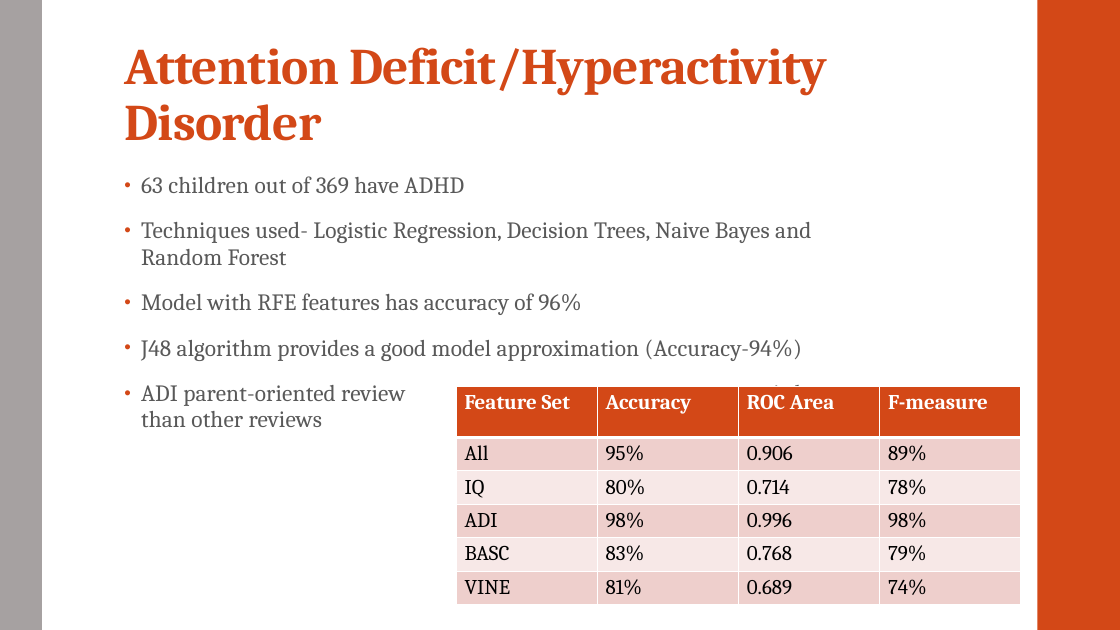
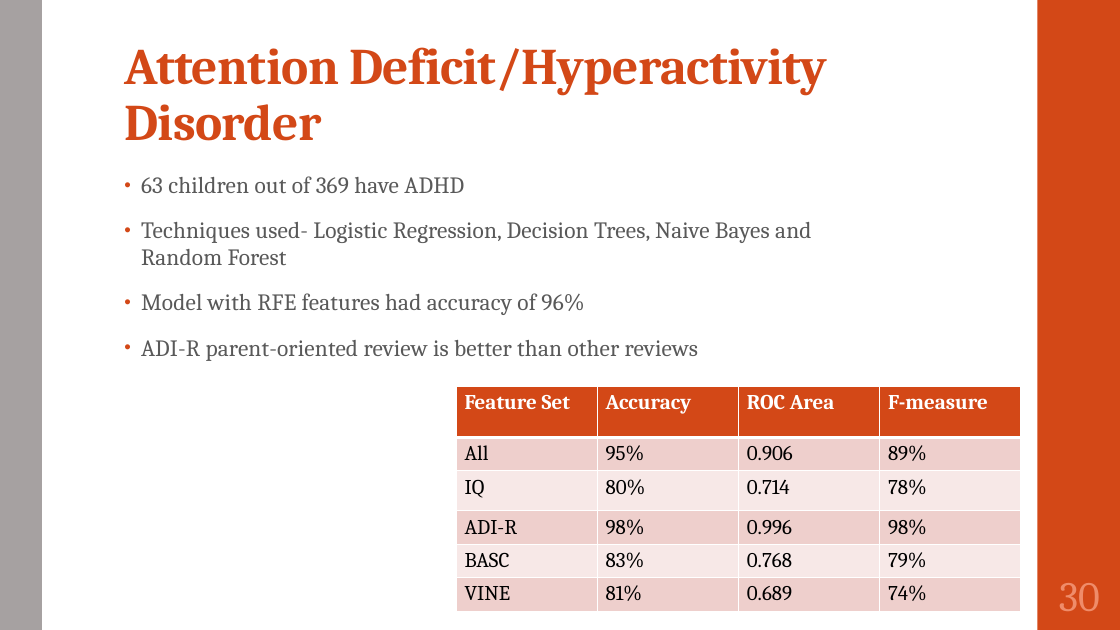
Before and after one commit to SirichandanaSambatur/CADDC, a slide deck: slide 30 of FinalReport.pptx (slide 29 before the commit). Drawn at 1120x630 pixels with LibreOffice and Linux fonts; fonts in the diff are those of the drawing. Boxes give left, top, right and bottom in pixels: in the first picture for what was removed or moved away, otherwise in the second. Text is boxed around its words. In the diff, an @@ line names an element or a change of style, - is before the commit and + after.

```diff
--- a/FinalReport.pptx
+++ b/FinalReport.pptx
@@ text at [141,293,698,361]: text changed @@
-• Model with RFE features has accuracy of 96%
-• J48 algorithm provides a good model approximation (Accuracy-94%)
-• ADI parent-oriented review is better than other reviews
+• Model with RFE features had accuracy of 96%
+• ADI-R parent-oriented review is better than other reviews
@@ table at [456,386,1021,620] @@
-row 4, column 1: ADI
+row 4, column 1: ADI-R
@@ page number added at [1059,583,1100,611], 36 pt, text #EF8C6A @@
+30
```
Also in this commit, not shown: 23 other slides changed, 10 slides added, 14 slides removed, 1 other file.
